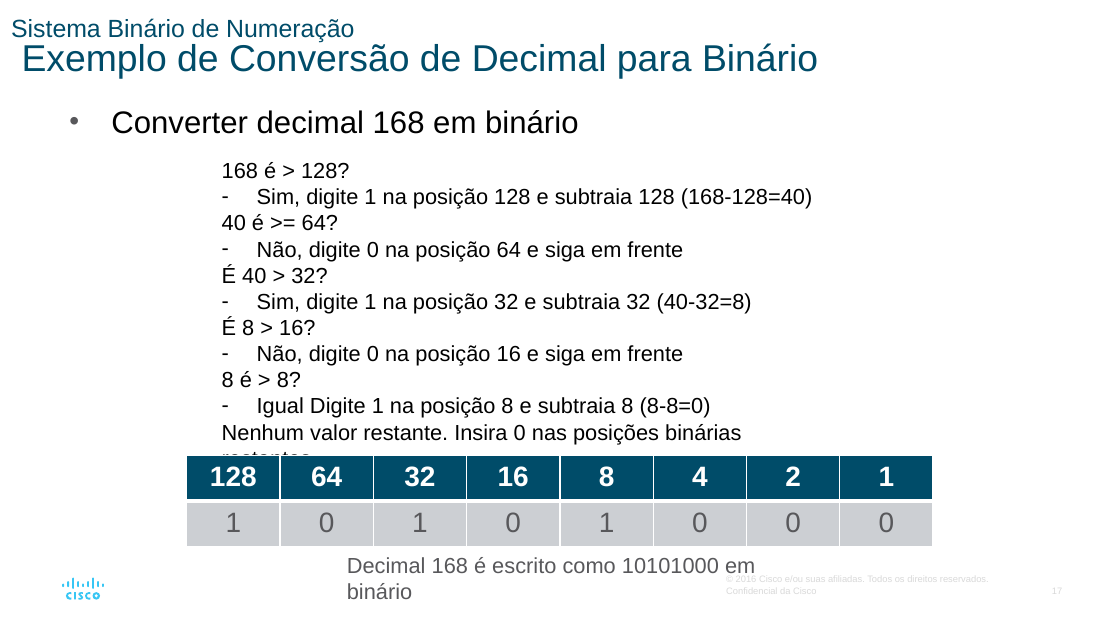
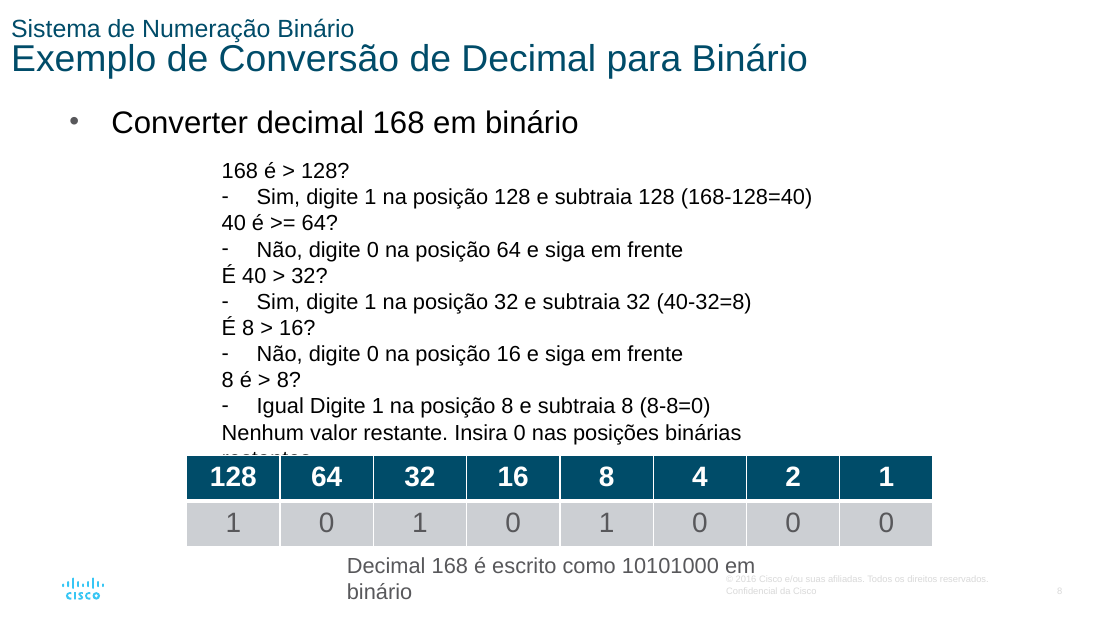
Before and after one commit to vaamonde/netacad, a slide deck: slide 8 of 02-CCNA-200-301-v7/01-CCNA-IntroducaoAsRedes-v7.02/01-Modulo01-PPTS/Modulo05-SistemaNumerico.pptx (slide 17 before the commit). Drawn at 1120x630 pixels with LibreOffice and Linux fonts; fonts in the diff are those of the drawing. Boxes give left, top, right and bottom in pixels: in the first picture for what was removed or moved away, otherwise in the second. Text is boxed around its words. In the diff, an @@ line names an element or a change of style, - is before the commit and + after.

```diff
--- a/02-CCNA-200-301-v7/01-CCNA-IntroducaoAsRedes-v7.02/01-Modulo01-PPTS/Modulo05-SistemaNumerico.pptx
+++ b/02-CCNA-200-301-v7/01-CCNA-IntroducaoAsRedes-v7.02/01-Modulo01-PPTS/Modulo05-SistemaNumerico.pptx
@@ title at (x1=11, y1=18, x2=808, y2=79): text changed @@
-Sistema Binário de Numeração
-Exemplo de Conversão de Decimal para Binário
+Sistema de Numeração Binário
+Exemplo de Conversão de Decimal para Binário
@@ page number removed at (x1=1052, y1=586, x2=1062, y2=596) @@
-17
```
Also in this commit, not shown: 7 other slides changed, 13 slides removed, 2 other files.
